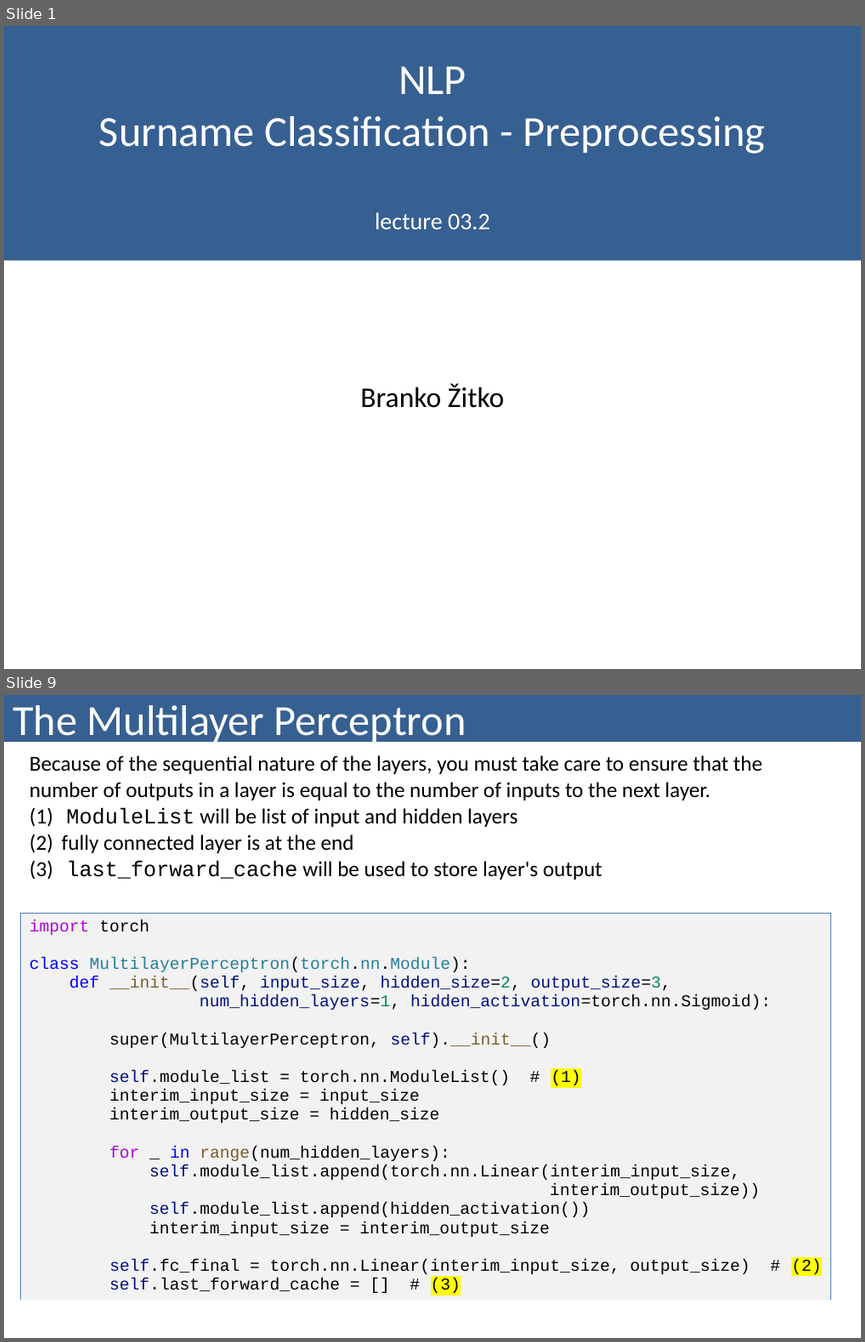
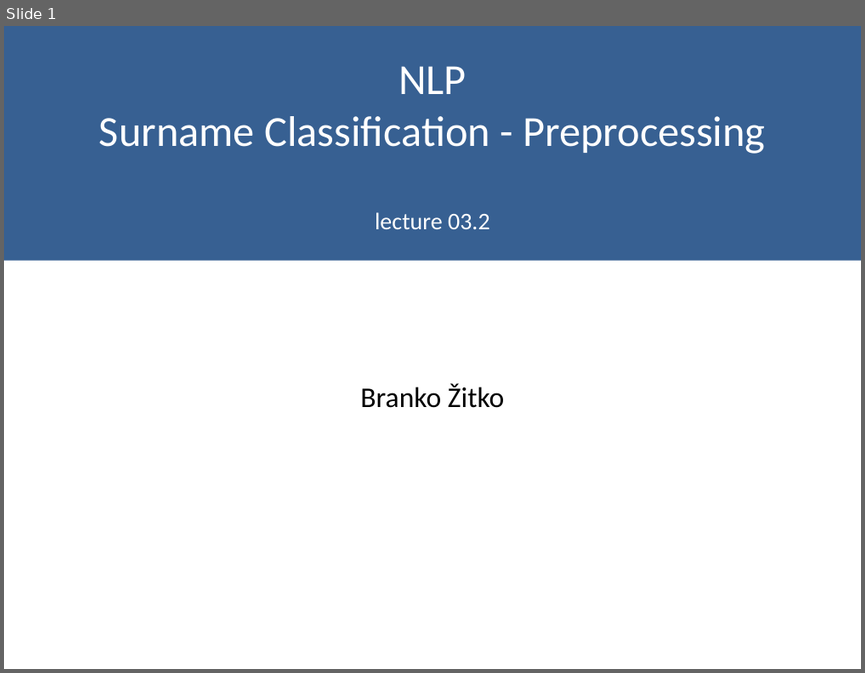
Before and after one commit to bzitko/nlp_repo, a slide deck: slides/nlp p03 feed forward networks/nlp p03.2 surname classification preprocessing.pptx. Shown one above the other, each under a label of ours: slides 1 and 9 before the commit, slide 1 after it; the slides between them are not shown. The pictures are 865x1342 and 865x673 pixels, drawn with LibreOffice and Linux fonts; fonts in the diff are those of the drawing. Boxes give left, top, right and bottom in pixels: in the first picture for what was removed or moved away, otherwise in the second. Text is boxed around its words. In the diff, an @@ line names an element or a change of style, - is before the commit and + after.

```diff
--- a/slides/nlp p03 feed forward networks/nlp p03.2 surname classification preprocessing.pptx
+++ b/slides/nlp p03 feed forward networks/nlp p03.2 surname classification preprocessing.pptx
@@ slide 9 removed at (x1=4, y1=695, x2=861, y2=1338), background #FFFFFF @@
@@ title removed at (x1=4, y1=695, x2=861, y2=742) @@
-The Multilayer Perceptron
@@ table removed at (x1=21, y1=746, x2=831, y2=1318), 2 rows, 1 columns @@
-Because of the sequential nature of the layers, you must take care to ensure that the number of outputs in a layer is equal to the number of inputs to the next layer. / ModuleList will be list of input and hidden layers / fully connected layer is at the end / last_forward_cache will be used to store layer's output
-import torch / class MultilayerPerceptron(torch.nn.Module): / def __init__(self, input_size, hidden_size=2, output_size=3, / num_hidden_layers=1, hidden_activation=torch.nn.Sigmoid): / super(MultilayerPerceptron, self).__init__() / self.module_list = torch.nn.ModuleList() # (1) / interim_input_size = input_size / interim_output_size = hidden_size / for _ in range(num_hidden_layers): / self.module_list.append(torch.nn.Linear(interim_input_size, / interim_output_size)) / self.module_list.append(hidden_activation()) / interim_input_size = interim_output_size / self.fc_final = torch.nn.Linear(interim_input_size, output_size) # (2) / self.last_forward_cache = [] # (3)
```
Also in this commit, not shown: 1 slide changed, 6 slides added, 8 other slides removed, 2 other files.
